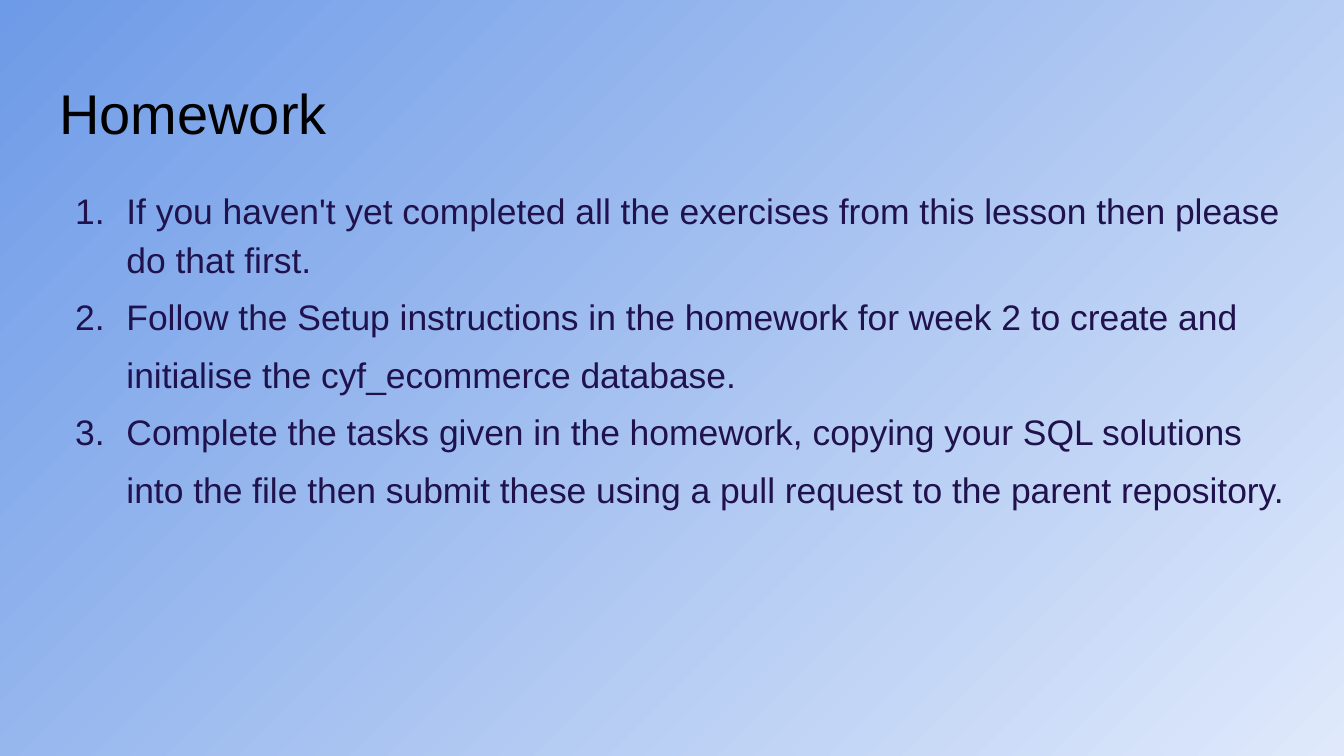
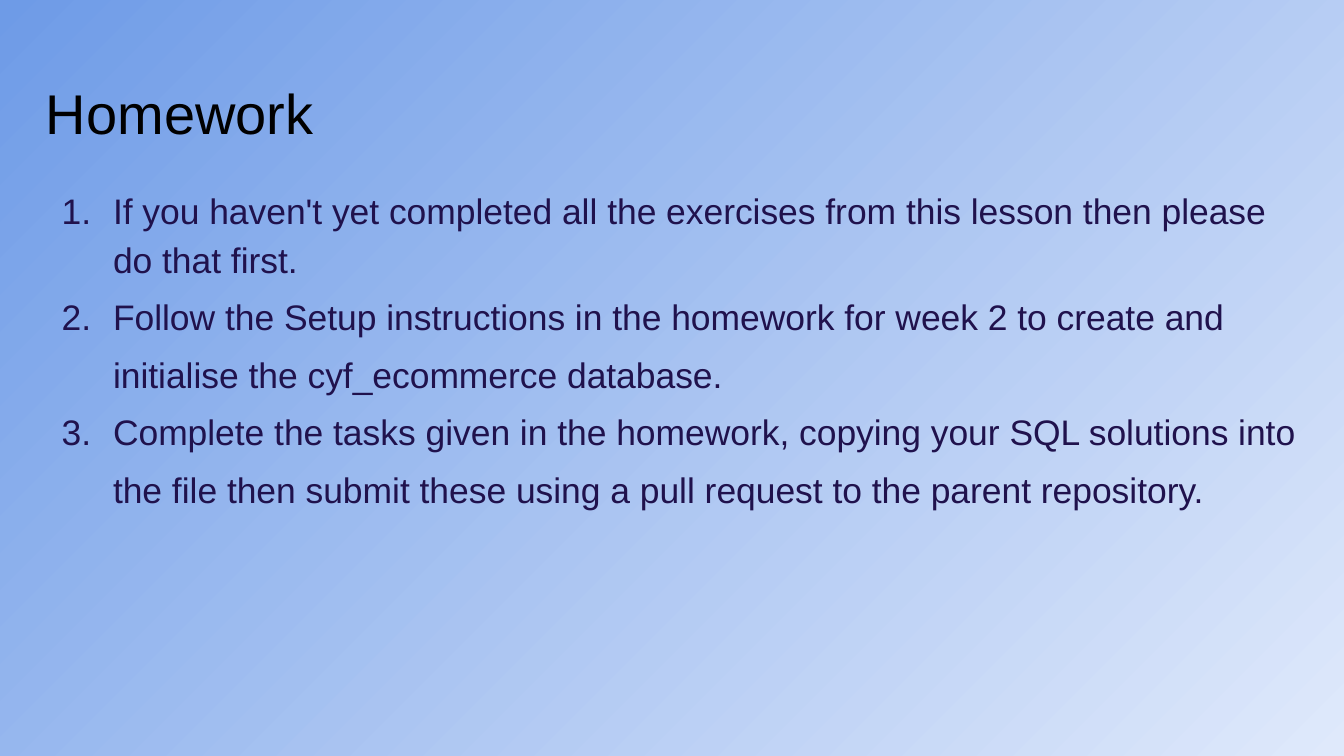
Before and after one commit to CodeYourFuture/syllabus, a slide deck: slide 51 of docs/db/db_b/week-2/CYF_DB_2.pptx (slide 47 before the commit). Drawn at 1344x756 pixels with LibreOffice and Linux fonts; fonts in the diff are those of the drawing. Boxes give left, top, right and bottom in pixels: in the first picture for what was removed or moved away, otherwise in the second. Text is boxed around its words. In the diff, an @@ line names an element or a change of style, - is before the commit and + after.

```diff
--- a/docs/db/db_b/week-2/CYF_DB_2.pptx
+++ b/docs/db/db_b/week-2/CYF_DB_2.pptx
@@ title "Homework" moved from (x1=59, y1=93, x2=326, y2=135) to (x1=46, y1=93, x2=313, y2=135) @@
@@ text at (x1=113, y1=304, x2=1295, y2=510): line spacing 1.36 to 1.35 @@
```
Also in this commit, not shown: 23 other slides changed, 4 slides added, 2 other files.
